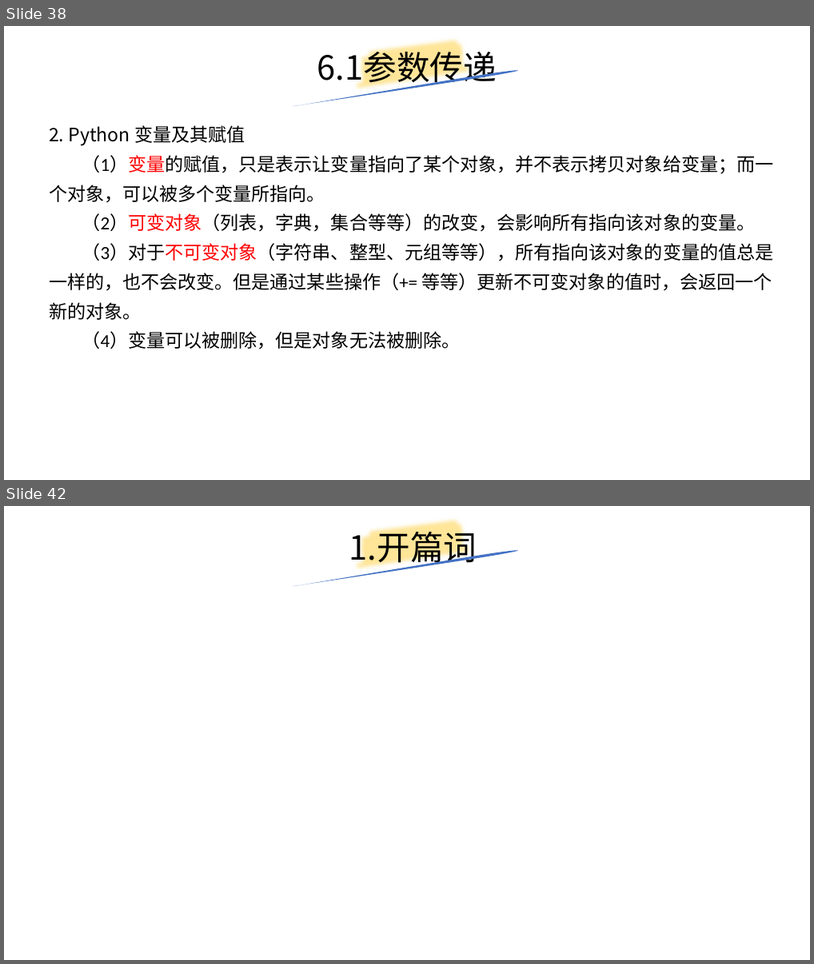
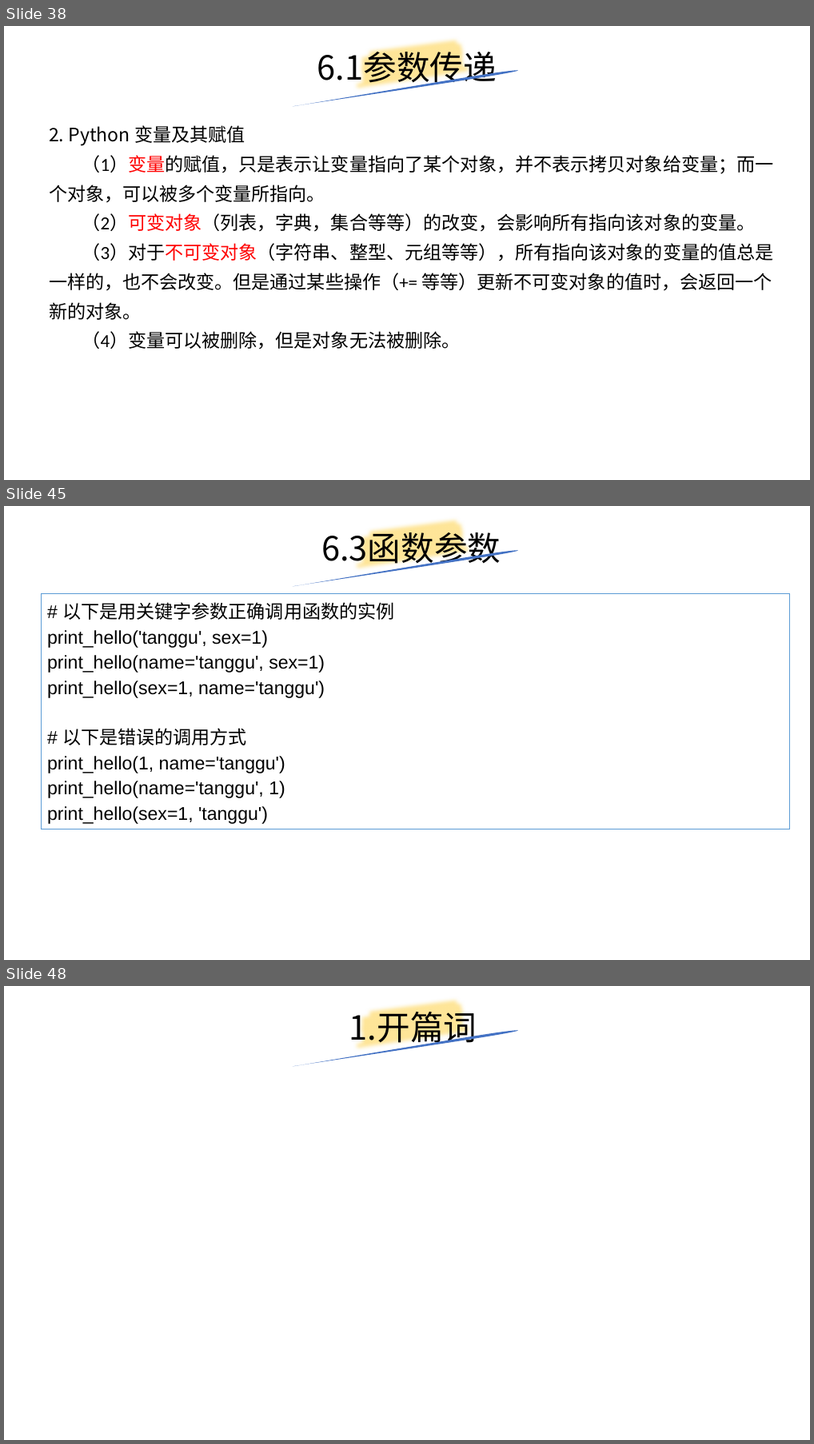
Before and after one commit to yiwenliu/CorePython, a slide deck: PPT/CorePython.pptx. Shown one above the other, each under a label of ours: slides 38 and 42 before the commit, slides 38, 45 and 48 after it; the slides between them are not shown. The pictures are 814x964 and 814x1444 pixels, drawn with LibreOffice and Linux fonts; fonts in the diff are those of the drawing. Boxes give left, top, right and bottom in pixels: in the first picture for what was removed or moved away, otherwise in the second. Text is boxed around its words. In the diff, an @@ line names an element or a change of style, - is before the commit and + after.

```diff
--- a/PPT/CorePython.pptx
+++ b/PPT/CorePython.pptx
@@ slide 45 added at [4,506,810,960], background #FFFFFF @@
@@ title added at [322,527,501,568], 39.6 pt, text #000000 @@
+6.3函数参数
@@ freeform shape added at [353,506,476,586], outline #FFE699 16 pt @@
@@ freeform shape added at [292,549,519,586], fill #4472C4 @@
@@ rectangle added at [42,594,790,829], outline #5B9BD5 0.75 pt, 22 pt, text #000000 @@
+# 以下是用关键字参数正确调用函数的实例
+print_hello('tanggu', sex=1)
+print_hello(name='tanggu', sex=1)
+print_hello(sex=1, name='tanggu')
+# 以下是错误的调用方式
+print_hello(1, name='tanggu')
+print_hello(name='tanggu', 1)
+print_hello(sex=1, 'tanggu')
@@ what was slide 42 is now slide 48 @@
```
Also in this commit, not shown: 1 slide changed, 7 other slides added, 2 slides removed, 10 other files.
